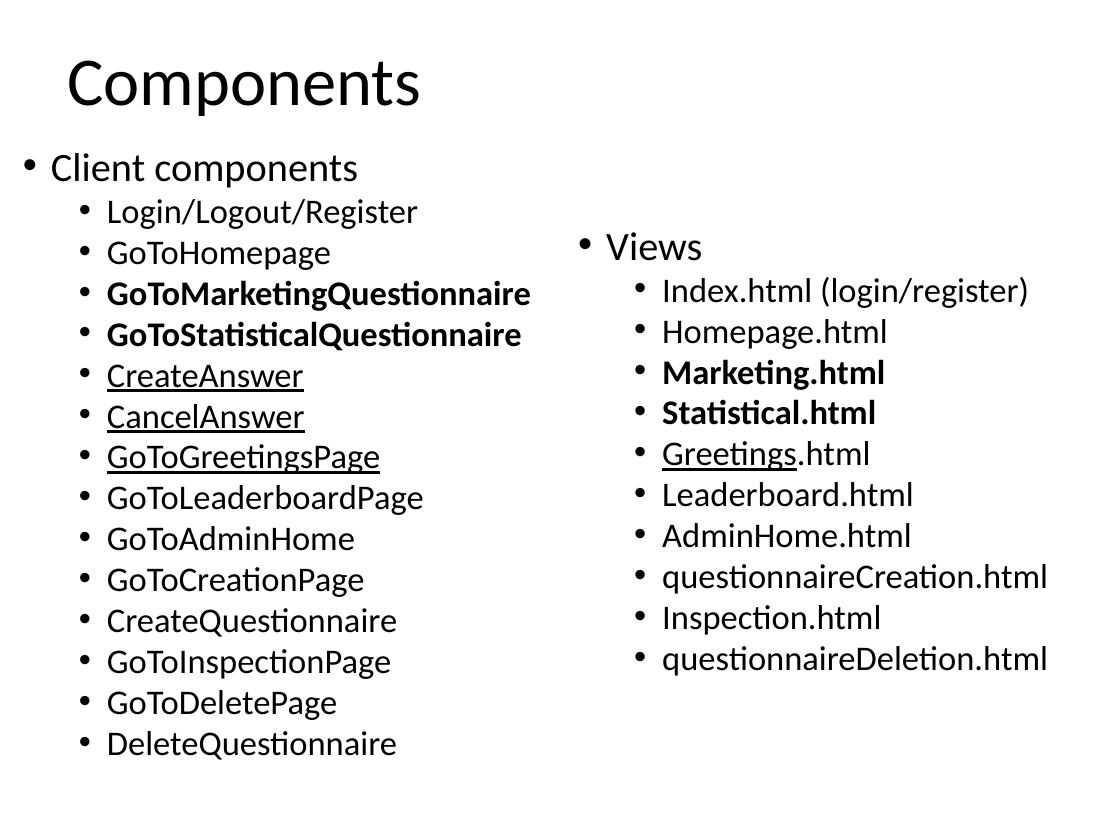
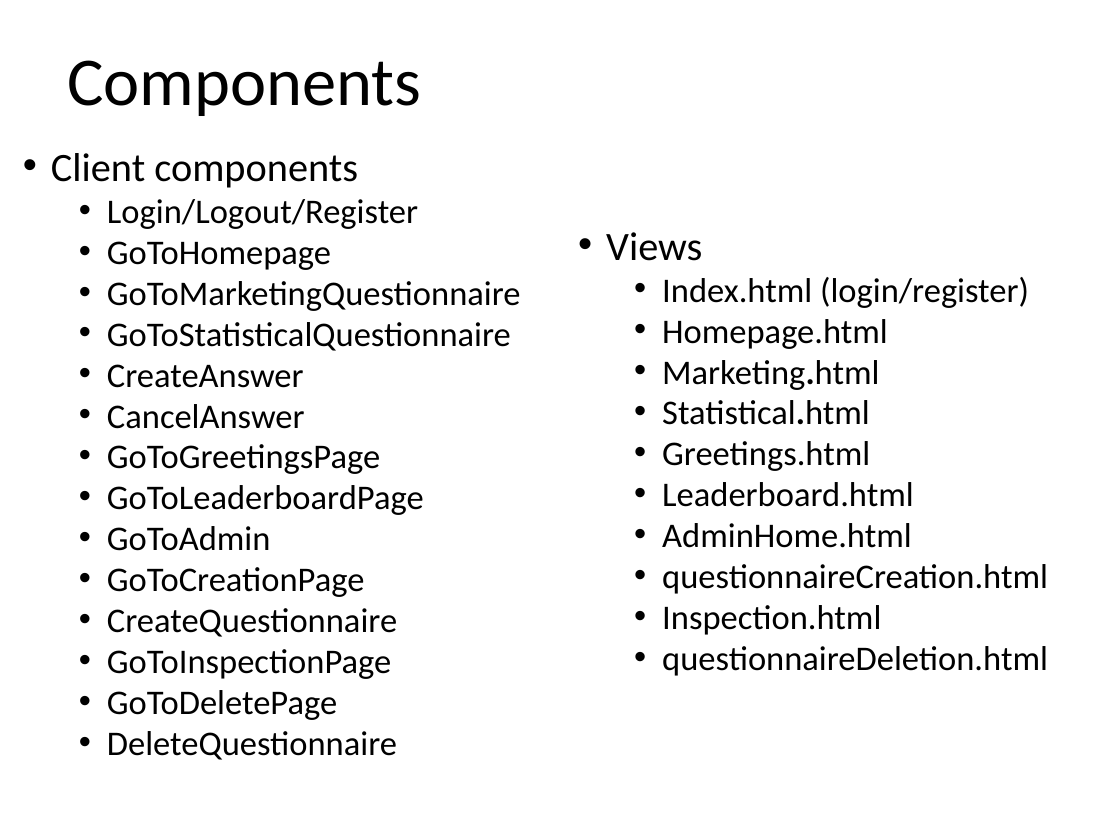
Before and after one commit to riccardo-nannini/Gamified-Marketing-Application, a slide deck: slide 18 of DD.pptx. Drawn at 1120x840 pixels with LibreOffice and Linux fonts; fonts in the diff are those of the drawing. Boxes give left, top, right and bottom in pixels: in the first picture for what was removed or moved away, otherwise in the second. Text is boxed around its words. In the diff, an @@ line names an element or a change of style, - is before the commit and + after.

Commit message:
Admin Checker filter + admin page creation
Admin Checker filter that works on admin related servlets + admin home page creation

```diff
--- a/DD.pptx
+++ b/DD.pptx
@@ text at (107, 281, 521, 474): bold off in "GoToMarketingQuestionnaire", "GoToStatisticalQuestionnaire"; underline off in "CreateAnswer", "CancelAnswer", "GoToGreetingsPage" @@
@@ text at (662, 360, 879, 471): bold off in "Marketing.html", "Statistical.html"; underline off in "Greetings.html" @@
@@ text at (107, 526, 271, 551): text changed @@
-  • GoToAdminHome
+  • GoToAdmin
```
Also in this commit, not shown: 8 other files.
